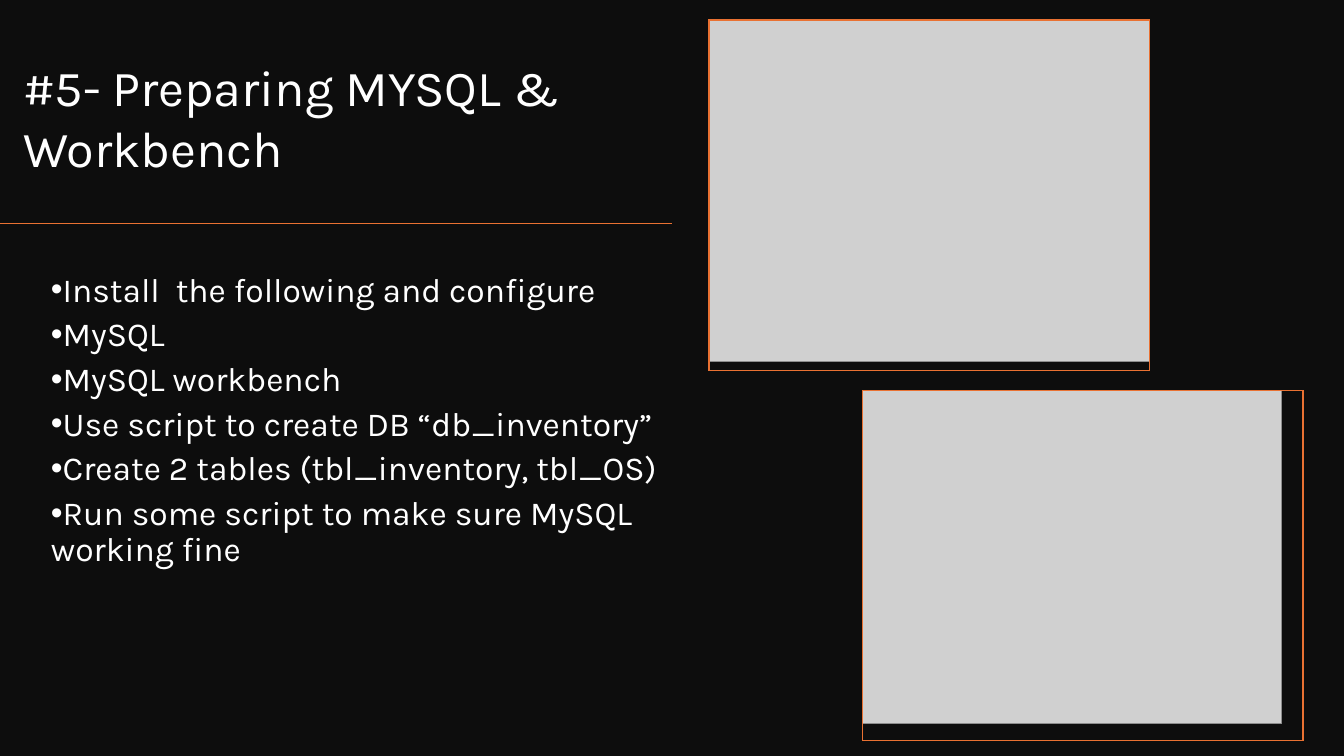
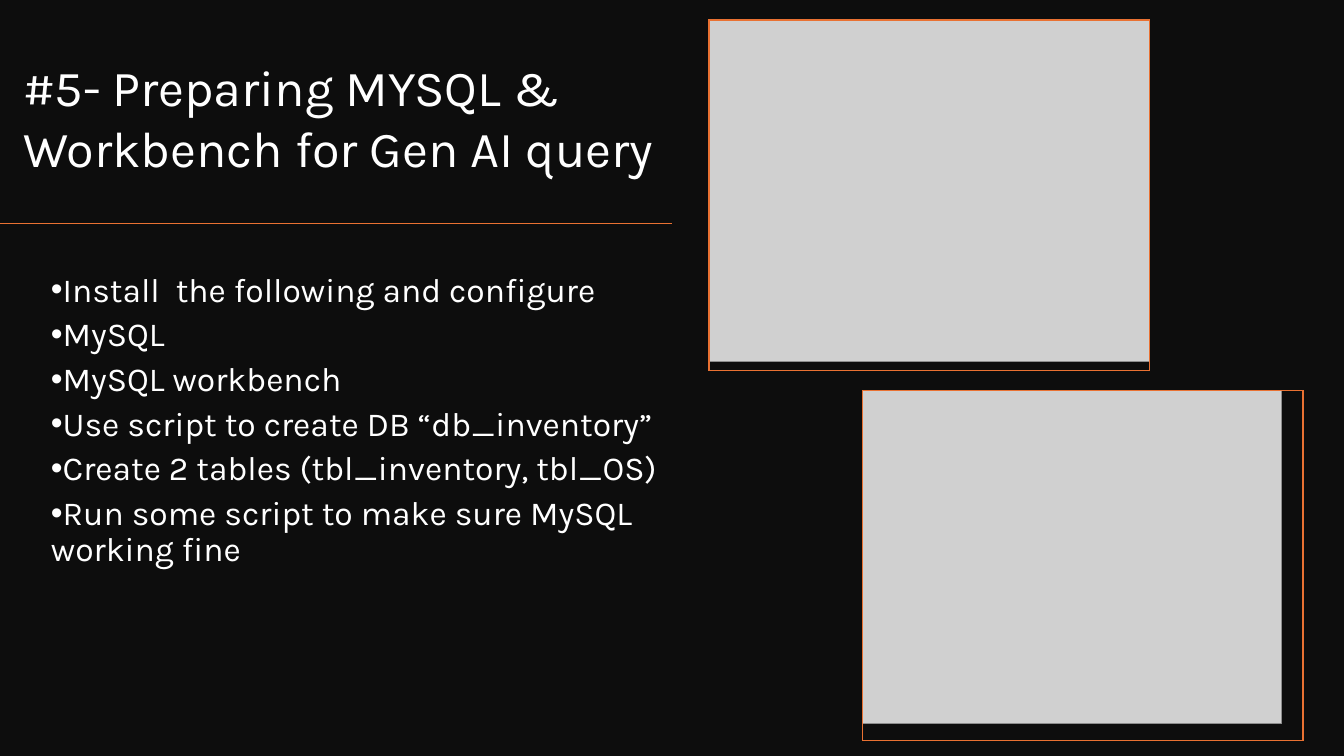
Before and after one commit to PSWindows/OpenAI, a slide deck: slide 1 of tutorial05/InstallMySQLWorkbench.pptx. Drawn at 1344x756 pixels with LibreOffice and Linux fonts; fonts in the diff are those of the drawing; grey boxes stand for pictures. Boxes give left, top, right and bottom in pixels: in the first picture for what was removed or moved away, otherwise in the second. Text is boxed around its words. In the diff, an @@ line names an element or a change of style, - is before the commit and + after.

```diff
--- a/tutorial05/InstallMySQLWorkbench.pptx
+++ b/tutorial05/InstallMySQLWorkbench.pptx
@@ text at (23, 71, 653, 179): text changed @@
-#5- Preparing MYSQL & Workbench
+#5- Preparing MYSQL & Workbench for Gen AI query
```
Also in this commit, not shown: 1 slide added.
